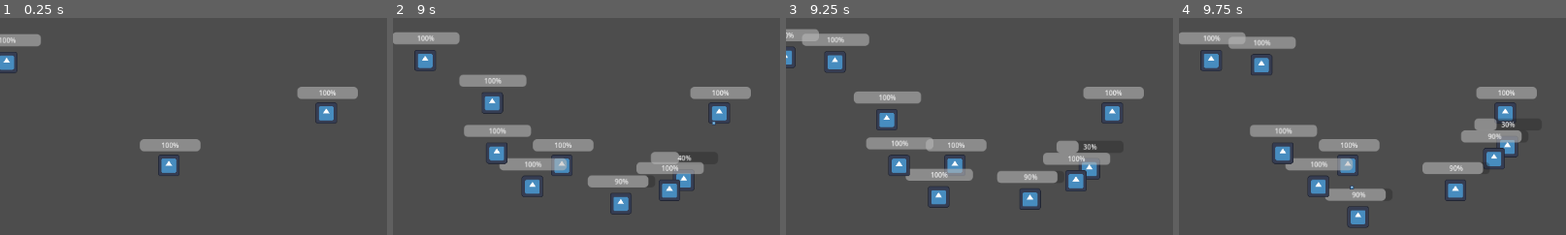
Above: before the commit, frames 1-4 (left to right).
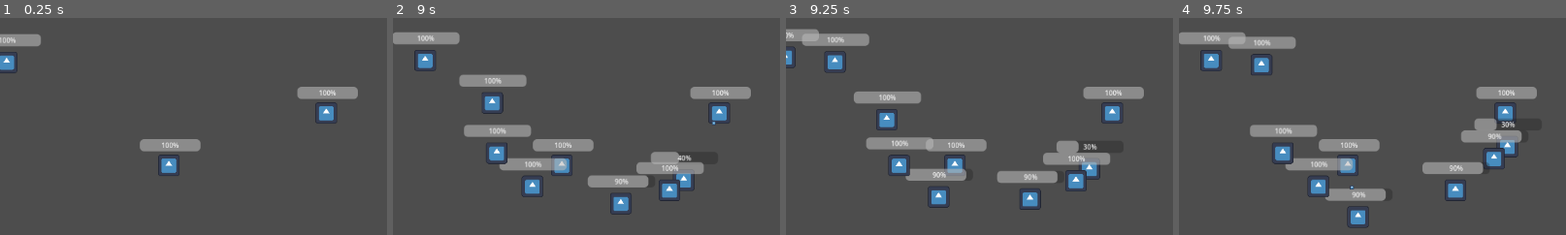
Above: after the commit, the same moments.

Repository: TheSmileyDroid/gunslingers
Game: Godot game, scene res://scenes/game.tscn
Same seed, same stepped clock (60 frames per second), same inputs: the game is played once before the commit and once after it. The engine's default icon, where the game draws it, is replaced by a stand-in: a white triangle on a blue panel in a dark square.
Inputs (mouse positions are % of the whole screen's width and height, from its top left):
- Up to frame 1 (0.25 s): no input
- Up to frame 2 (9 s): click "Gunslinger" at 0.5 s; click "Gunslinger" at 1.25 s; click "Gunslinger" at 2 s; tap Enter (ui_accept) at 2.75, 3.02, 3.77, 5.27, 6.02, 6.77, 8.27 s; move the mouse to (72, 45) at 2.77 s; move the mouse to (30, 55) at 3.52 s; move the mouse to (60, 28) at 4.27 s; move the mouse to (45, 70) at 5.02 s; move the mouse to (80, 65) at 5.77 s; move the mouse to (20, 35) at 6.52 s; move the mouse to (55, 50) at 7.27 s; move the mouse to (35, 25) at 8.02 s; move the mouse to (72, 45) at 8.77 s
- Up to frame 3 (9.25 s): tap Enter (ui_accept) at 9.02 s
- Up to frame 4 (9.75 s): move the mouse to (30, 55) at 9.52 s
The pictures show only the part of the screen within x 0-50%, y 43-93%; the shares and areas given below are measured in that part.

Frames 1-2 are identical in both runs. In frame 3, 0.2% of the frame differs, in the area x 37-49%, y 69-75%; in frame 4, nothing differs.

Commit message:
feat: Refatora sistema de saúde do personagem para utilizar a nova estrutura de estatísticas

Diff:
--- a/components/health_component.gd
+++ b/components/health_component.gd
@@ -1,14 +1,11 @@
 extends Node
 class_name HealthComponent
-@export var max_health: int = 100
-var current_health: int
 
-func _ready():
-    current_health = max_health
+var stats: CharacterStats
 
 func take_damage(amount: int):
-    current_health -= amount
-    if current_health <= 0:
+    stats.health -= amount
+    if stats.health <= 0:
         die()
 
 func die():
--- a/resources/character_stats.gd
+++ b/resources/character_stats.gd
@@ -1,10 +1,35 @@
 extends Resource
 class_name CharacterStats
-@export var health: int = 100
-@export var damage: int = 10
-@export var speed: float = 100.0
-@export var cooldown: float = 0.5
-@export var strategy: AttackComponent.Strategy = AttackComponent.Strategy.first
+@export var health: int = 100: set = set_health
+@export var max_health: int = 100: set = set_max_health
+@export var damage: int = 10: set = set_damage
+@export var speed: float = 100.0: set = set_speed
+@export var cooldown: float = 0.5: set = set_cooldown
+@export var strategy: AttackComponent.Strategy = AttackComponent.Strategy.first: set = set_strategy
+
+func set_health(value: int) -> void:
+    health = clamp(value, 0, max_health)
+    changed.emit()
+
+func set_max_health(value: int) -> void:
+    max_health = max(1, value)
+    changed.emit()
+
+func set_damage(value: int) -> void:
+    damage = max(1, value)
+    changed.emit()
+
+func set_speed(value: float) -> void:
+    speed = max(0.0, value)
+    changed.emit()
+
+func set_cooldown(value: float) -> void:
+    cooldown = max(0.0, value)
+    changed.emit()
+
+func set_strategy(value: AttackComponent.Strategy) -> void:
+    strategy = value
+    changed.emit()
 
 func _display_strategy(t_strategy: AttackComponent.Strategy) -> String:
     match t_strategy:
@@ -20,8 +45,9 @@
     return "Unknown"
 
 func to_display_string() -> String:
-    return "Health: {health}\nDamage: {damage}\nSpeed: {speed}\nCooldown: {cooldown}\nStrategy: {strategy}".format({
+    return "Health: {health}/{max_health}\nDamage: {damage}\nSpeed: {speed}\nCooldown: {cooldown}\nStrategy: {strategy}".format({
         "health": health,
+        "max_health": max_health,
         "damage": damage,
         "speed": speed,
         "cooldown": cooldown,
--- a/scripts/character.gd
+++ b/scripts/character.gd
@@ -10,10 +10,10 @@
 func _ready():
     if has_node("HealthComponent"):
         health_component = get_node("HealthComponent")
-        health_component.max_health = stats.health
+        health_component.stats = stats
     if has_node("HPBar"):
         hp_bar = get_node("HPBar")
-        hp_bar.max_value = stats.health
+        hp_bar.max_value = stats.max_health
     if has_node("AttackComponent"):
         attack_component = get_node("AttackComponent")
         attack_component.damage = stats.damage
@@ -28,10 +28,17 @@
             area_entered.connect(_on_area_entered)
         if has_signal("area_exited"):
             area_exited.connect(_on_area_exited)
+    hp_bar.value = stats.health
+    hp_bar.max_value = stats.max_health
+    stats.changed.connect(_stats_changed)
 
-func _physics_process(_delta):
-    if health_component and hp_bar:
-        hp_bar.value = health_component.current_health
+func _stats_changed():
+    hp_bar.value = stats.health
+    hp_bar.max_value = stats.max_health
+
+
+func _physics_process(_delta: float) -> void:
+    pass
 
 func _on_area_entered(_body):
     pass
--- a/scripts/ui/character_stats.gd
+++ b/scripts/ui/character_stats.gd
@@ -1,4 +1,7 @@
 extends PanelContainer
+
+var character: Character
+
 
 func _ready() -> void:
 	visible = false
@@ -6,13 +9,19 @@
 	Events.character_mouse_exit.connect(_handle_mouse_exit)
 
 
-func _display_character_info(character: Character) -> void:
+func _display_character_info(t_character: Character) -> void:
 	position = get_viewport().get_mouse_position()
 	visible = true
 
-	var label: Label = get_node("MarginContainer/Label")
-	label.text = character.stats.to_display_string()
-
+	if character:
+		character.stats.changed.disconnect(_handle_changes)
+	character = t_character
+	_handle_changes()
+	t_character.stats.changed.connect(_handle_changes)
 
 func _handle_mouse_exit(_character: Character) -> void:
 	visible = false
+
+func _handle_changes() -> void:
+	var label: Label = get_node("MarginContainer/Label")
+	label.text = character.stats.to_display_string()
